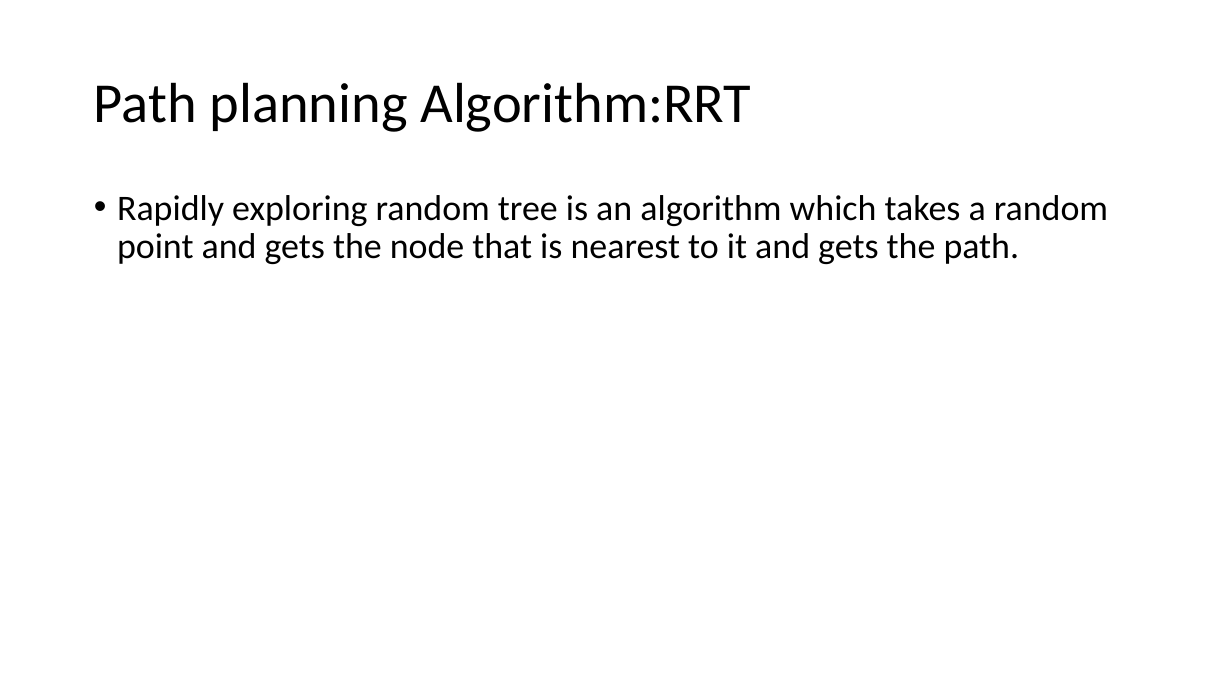
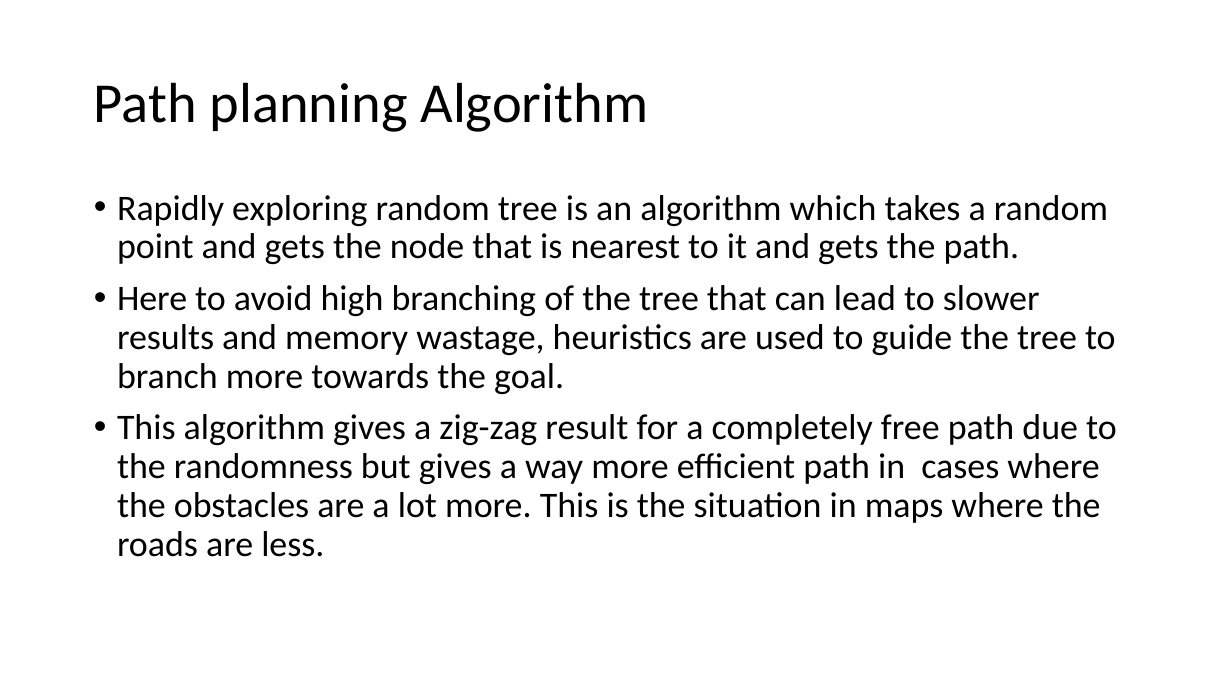
Before and after one commit to Vishwa2488/submission, a slide deck: slide 11 of KRSSG presentation.pptx (slide 9 before the commit). Drawn at 1232x693 pixels with LibreOffice and Linux fonts; fonts in the diff are those of the drawing. Boxes give left, top, right and bottom in pixels: in the first picture for what was removed or moved away, otherwise in the second. Text is boxed around its words. In the diff, an @@ line names an element or a change of style, - is before the commit and + after.

Commit message:
Add files via upload
final

```diff
--- a/KRSSG presentation.pptx
+++ b/KRSSG presentation.pptx
@@ title at <box>94,82,648,132</box>: text changed @@
-Path planning Algorithm:RRT
+Path planning Algorithm
@@ text at <box>117,285,1117,557</box>: paragraphs added @@
+• Here to avoid high branching of the tree that can lead to slower results and memory wastage, heuristics are used to guide the tree to branch more towards the goal.
+• This algorithm gives a zig-zag result for a completely free path due to the randomness but gives a way more efficient path in cases where the obstacles are a lot more. This is the situation in maps where the roads are less.
```
Also in this commit, not shown: 1 other slide changed, 4 slides added, 2 slides removed.
